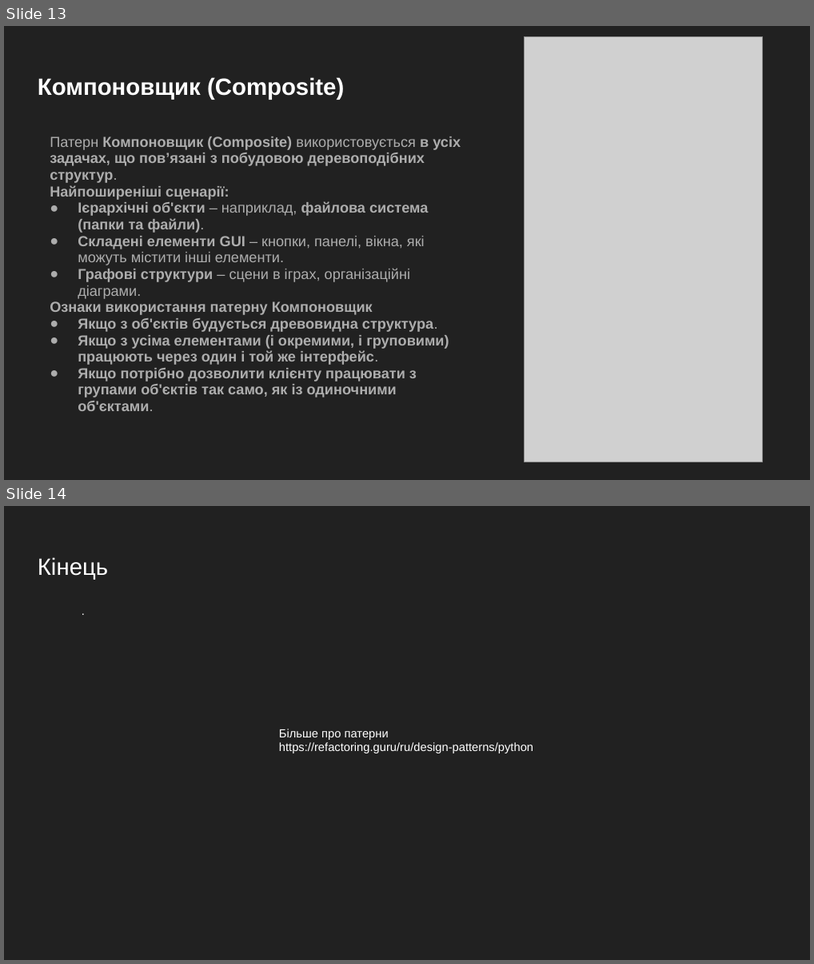
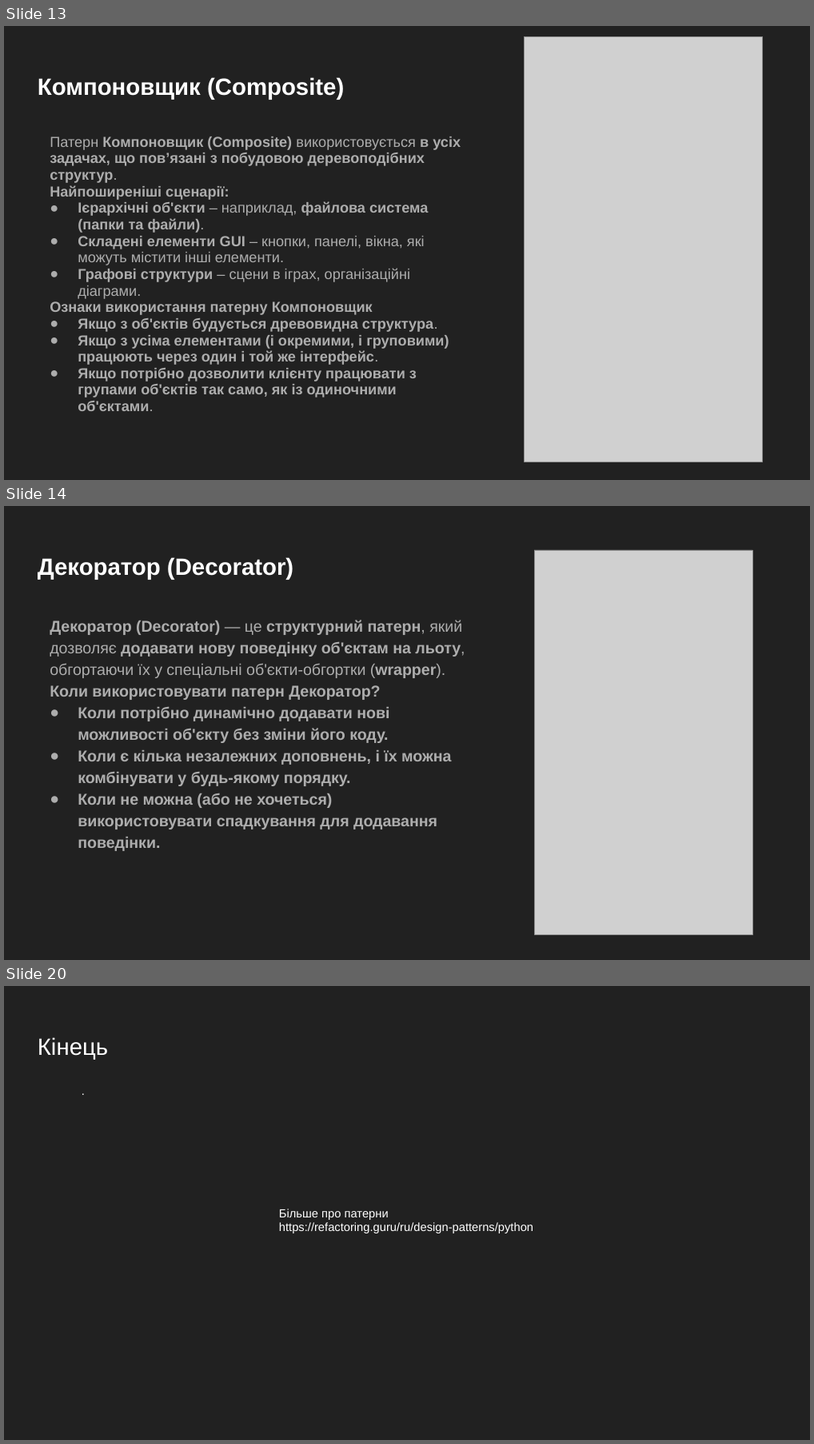
Before and after one commit to GeorgKantsedal/HeorhiiKantsedal.github.io, a slide deck: lectures materials/mmp/MMP6 Design Pattern in Python.pptx. Shown one above the other, each under a label of ours: slides 13 and 14 before the commit, slides 13, 14 and 20 after it; the slides between them are not shown. The pictures are 814x964 and 814x1444 pixels, drawn with LibreOffice and Linux fonts; fonts in the diff are those of the drawing; grey boxes stand for pictures. Boxes give left, top, right and bottom in pixels: in the first picture for what was removed or moved away, otherwise in the second. Text is boxed around its words. In the diff, an @@ line names an element or a change of style, - is before the commit and + after.

```diff
--- a/lectures materials/mmp/MMP6 Design Pattern in Python.pptx
+++ b/lectures materials/mmp/MMP6 Design Pattern in Python.pptx
@@ slide 14 added at bbox=[4, 506, 810, 960], background #212121 @@
@@ picture added at bbox=[534, 550, 753, 934] @@
@@ title added at bbox=[38, 557, 294, 579], 28 pt, text #FFFFFF, bold @@
+Декоратор (Decorator)
@@ text added at bbox=[50, 620, 465, 851], 18.7 pt, text #ADADAD, bold @@
+Декоратор (Decorator) — це структурний патерн, який дозволяє додавати нову поведінку об'єктам на льоту, обгортаючи їх у спеціальні об'єкти-обгортки (wrapper).
+Коли використовувати патерн Декоратор?
+● Коли потрібно динамічно додавати нові можливості об'єкту без зміни його коду.
+● Коли є кілька незалежних доповнень, і їх можна комбінувати у будь-якому порядку.
+● Коли не можна (або не хочеться) використовувати спадкування для додавання поведінки.
@@ what was slide 14 is now slide 20 @@
```
Also in this commit, not shown: 5 other slides added, 1 other file.
